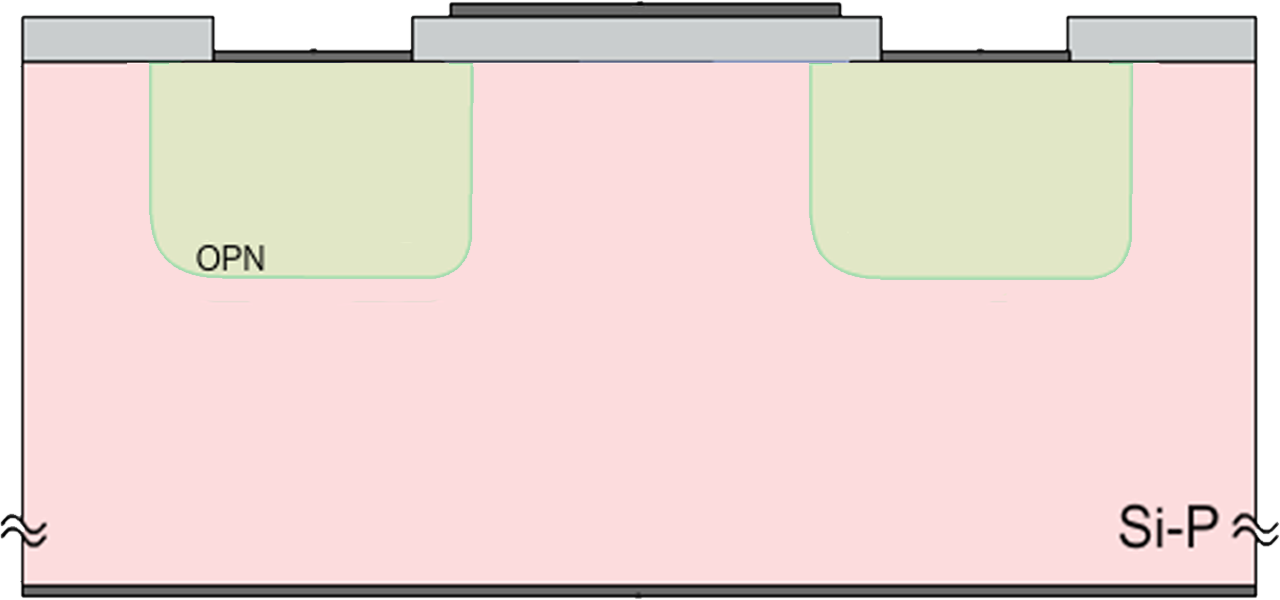
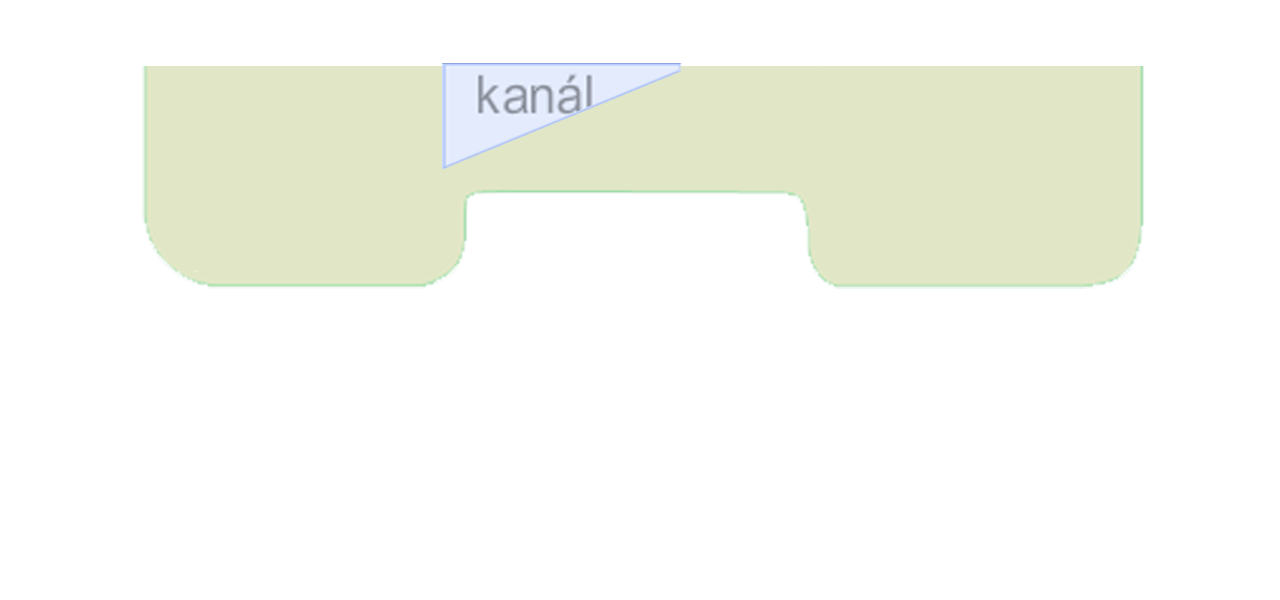
Two versions of the same layered image (w=1280, h=600). Layer-by-layer changes:
added group "kanal" with 12 layers above "channels" over [414, 58, 861, 173]
added group "3" (1st of 2, in "kanal") with 3 layers in group "kanal" over [441, 63, 842, 173]
added layer "3 - 5" in group "3" over [441, 63, 683, 171]
added group "2" (1st of 2, in "kanal") with 3 layers in group "kanal" over [435, 60, 855, 149]
added group "1" (1st of 2, in "kanal") with 3 layers in group "kanal" over [414, 58, 861, 136]
added group "3" (2nd of 2, in "channels") with 1 layers in group "channels" over [142, 66, 1146, 289]
added layer "3 - 1, 2, 3, 4, 5" in group "3" over [142, 66, 1146, 289]
added group "2" (2nd of 2, in "channels") with 4 layers in group "channels" over [150, 62, 1172, 340]
moved "0 - 1" into group "0", painted on it over [147, 63, 1135, 281]
hid "transistor copy" over [0, 0, 1280, 599]
